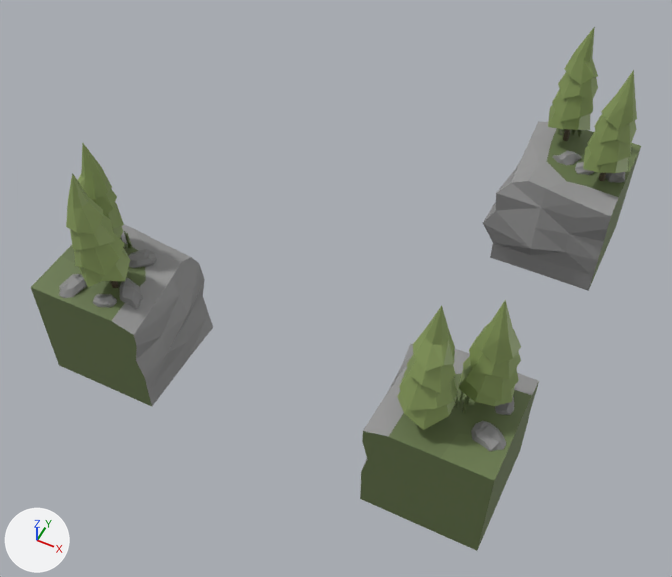
An edit to the COLLADA model MoveMaze/Models/river/Three_Pillars.dae, drawn before and after from the same camera.
Camera for both pictures: a 50 mm camera at (1.25, -2.71, 3.36) aimed at (0.04, -0.29, 0.33). Arrows for +X, +Y and +Z are at lower left; the lights stay in place. Mesh edges are drawn as thin lines on the coarser meshes. Where no turn or scale is listed for an object, it has been applied to the vertices.

In view in the first picture: 'Three_Pillars'.
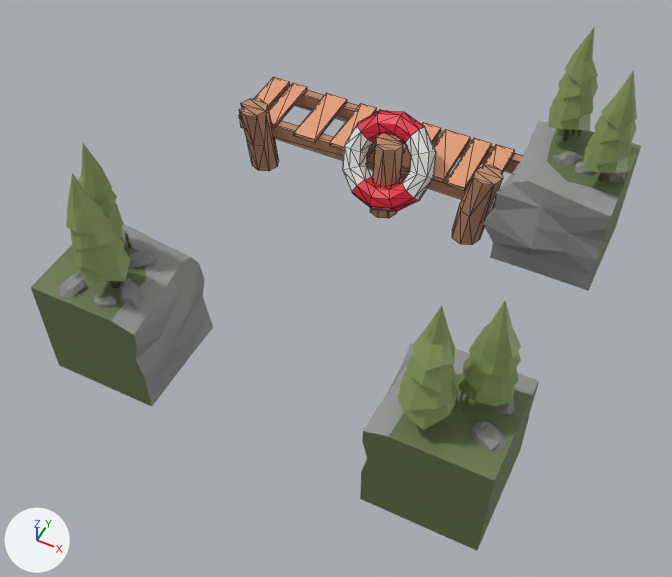
What differs and where, as boxes [x1, y1, x2, y2] in the pictures (672 x 577 px):
'Posts', added (brown)
    after: [239, 84, 523, 245]
'Planks', added (beige)
    after: [239, 77, 515, 191]
'LifeSaver', added
    after: [342, 110, 436, 212]
    faces in mat_secondary_lifesaver (white #e7e7e7): [342, 125, 436, 200]
    faces in mat_primary_lifesaver (red #e7233b): [352, 110, 425, 212]

What the commit changed:
Material 'Plank' (mat_plank) is new.
Its base color is (0.8, 0.356, 0.194) (beige #e7a17a).
Material 'Post' (mat_post) is new.
Its base color is (0.497, 0.251, 0.143) (brown #bb896a).
Material 'Secondary_Lifesaver' (mat_secondary_lifesaver) is new.
Its base color is (0.8, 0.8, 0.8) (white #e7e7e7).
Material 'Primary_Lifesaver' (mat_primary_lifesaver) is new.
Its base color is (0.8, 0.0172, 0.0438) (red #e7233b).
Mesh me_planks is new.
It has 72 vertices, 108 faces and spans x -0.56..0.41, y -0.6..5.17, z 0.07..0.09.
It uses material mat_plank (beige #e7a17a).
Mesh me_posts is new.
It has 85 vertices, 130 faces and spans x -0.57..0.5, y 0.65..6.94, z -0.14..0.29.
It uses material mat_post (brown #bb896a).
Mesh me_lifesaver is new.
It has 96 vertices, 192 faces and spans x -0.323..0.186, y -0.199..0.153, z -0.193..0.244.
Faces by material slot: [96, 96].
It uses material mat_primary_lifesaver (red #e7233b).
It uses material mat_secondary_lifesaver (white #e7e7e7).
Object 'Planks' (ob_planks) is new; it shows me_planks.
Its location is (-0.179, 0.954, 0.198).
Its scale is (1.45, -0.0662, 1.0).
Object 'Posts' (ob_posts) is new; it shows me_posts.
Its location is (-0.179, 1.047, 0.144).
Its scale is (1.45, -0.0827, 1.0).
Object 'LifeSaver' (ob_lifesaver) is new; it shows me_lifesaver.
Its location is (-0.054, 0.637, 0.276).
